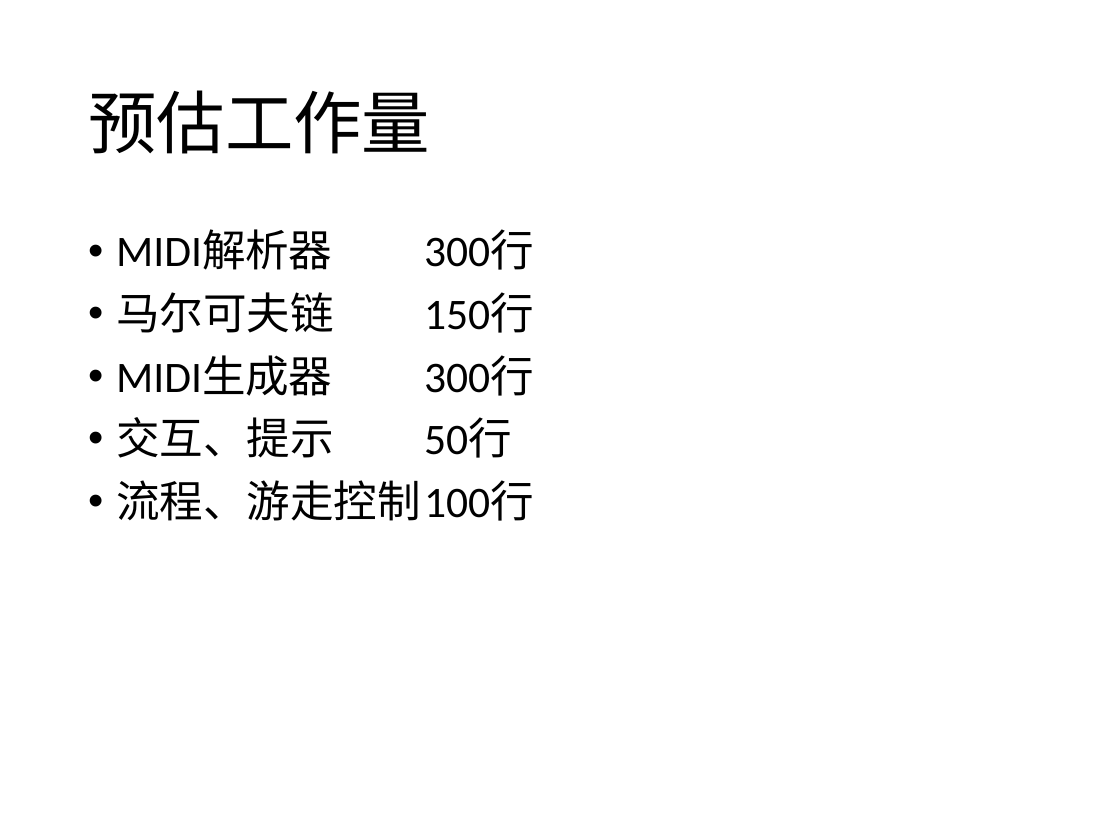
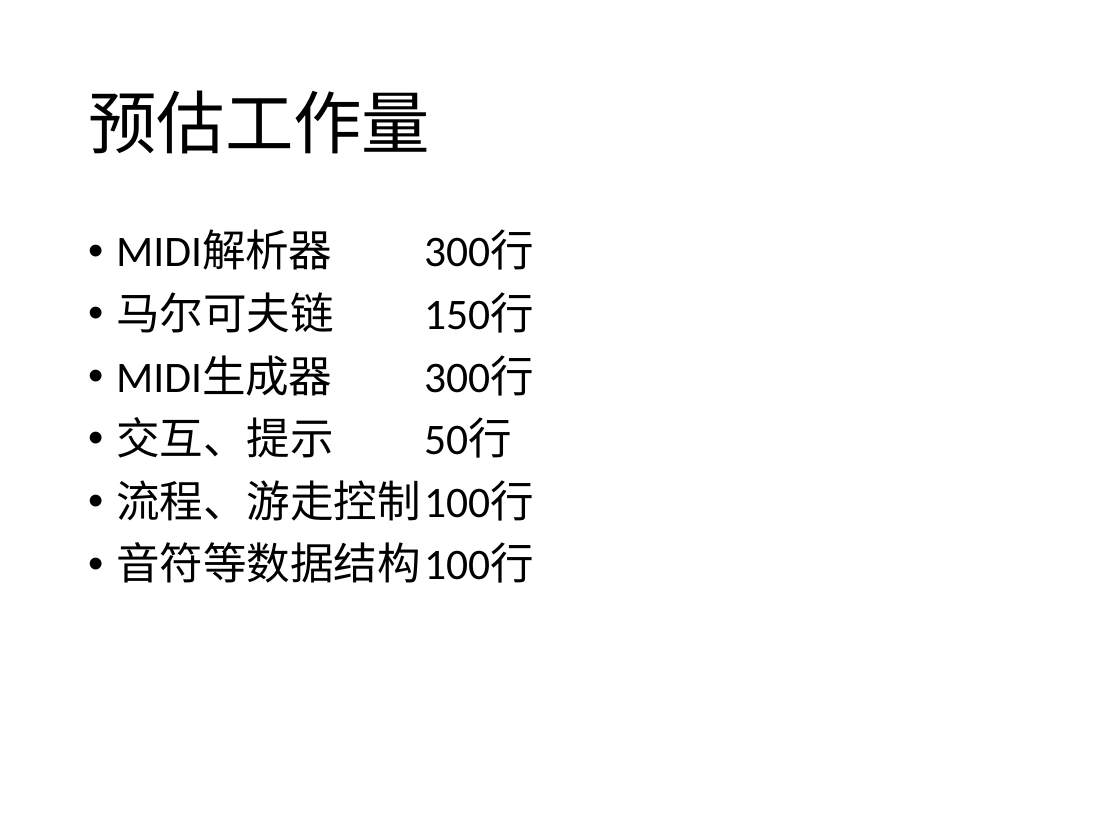
Before and after one commit to eggry/JavaComposer, a slide deck: slide 5 of 立项ppt/基于马尔可夫链的音乐生成器.pptx (slide 4 before the commit). Drawn at 1120x840 pixels with LibreOffice and Linux fonts; fonts in the diff are those of the drawing. Boxes give left, top, right and bottom in pixels: in the first picture for what was removed or moved away, otherwise in the second. Text is boxed around its words. In the diff, an @@ line names an element or a change of style, - is before the commit and + after.

```diff
--- a/立项ppt/基于马尔可夫链的音乐生成器.pptx
+++ b/立项ppt/基于马尔可夫链的音乐生成器.pptx
@@ text at <box>116,542,534,583</box>: paragraph added @@
+• 音符等数据结构 100行
```
Also in this commit, not shown: 2 other slides changed, 1 slide added, 12 other files.
